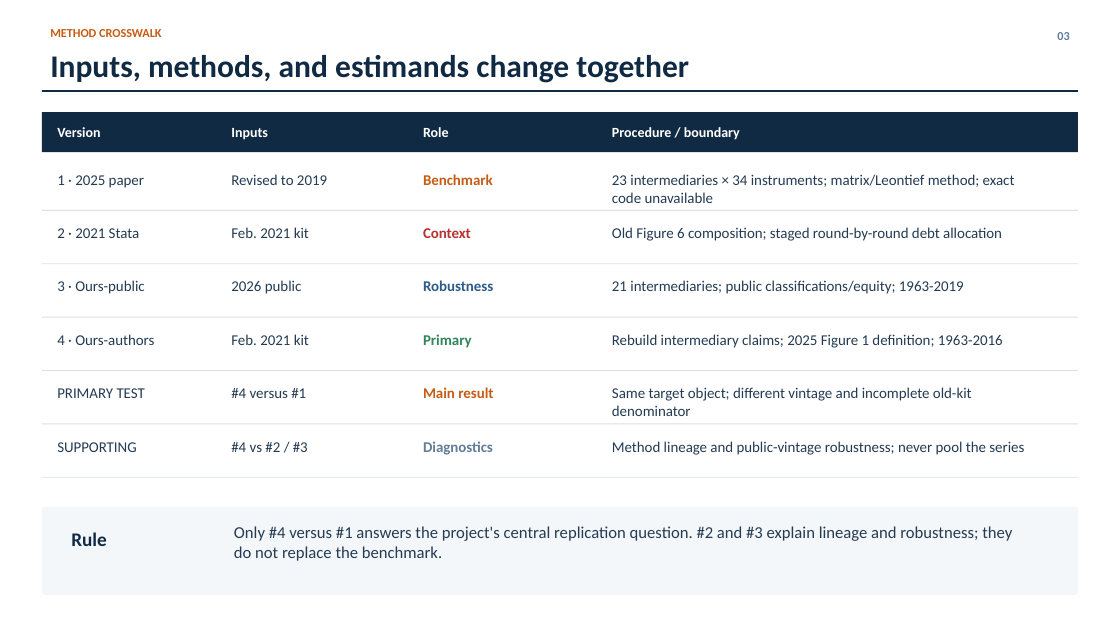
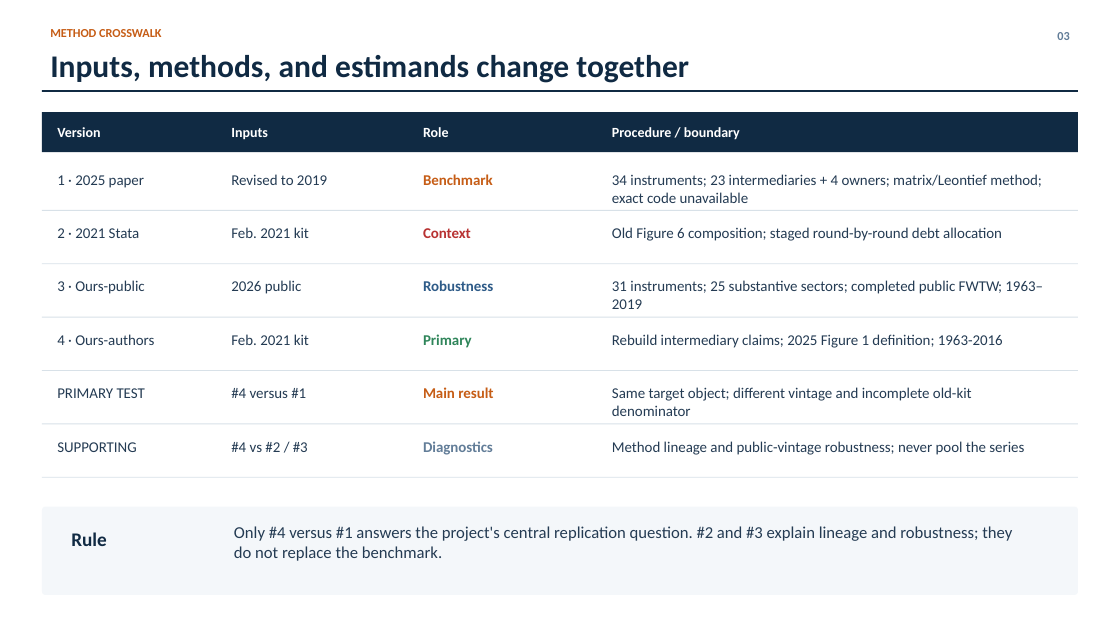
Before and after one commit to lorenz-gorini/mian-sufi-straub2025-saving-glut-replication, a slide deck: slide 3 of Presentation/4_figure_comparison/presentation.pptx. Drawn at 1120x630 pixels with LibreOffice and Linux fonts; fonts in the diff are those of the drawing. Boxes give left, top, right and bottom in pixels: in the first picture for what was removed or moved away, otherwise in the second. Text is boxed around its words. In the diff, an @@ line names an element or a change of style, - is before the commit and + after.

Commit message:
Correct FWTW methodol. + Fig 8 reconstr. boundary

```diff
--- a/Presentation/4_figure_comparison/presentation.pptx
+++ b/Presentation/4_figure_comparison/presentation.pptx
@@ text at <box>612,174,1042,203</box>: text changed @@
-23 intermediaries × 34 instruments; matrix/Leontief method; exact code unavailable
+34 instruments; 23 intermediaries + 4 owners; matrix/Leontief method; exact code unavailable
@@ text at <box>612,280,1043,309</box>: text changed @@
-21 intermediaries; public classifications/equity; 1963-2019
+31 instruments; 25 substantive sectors; completed public FWTW; 1963–2019
```
Also in this commit, not shown: 16 other slides changed, 1 slide added, 16 other files.
